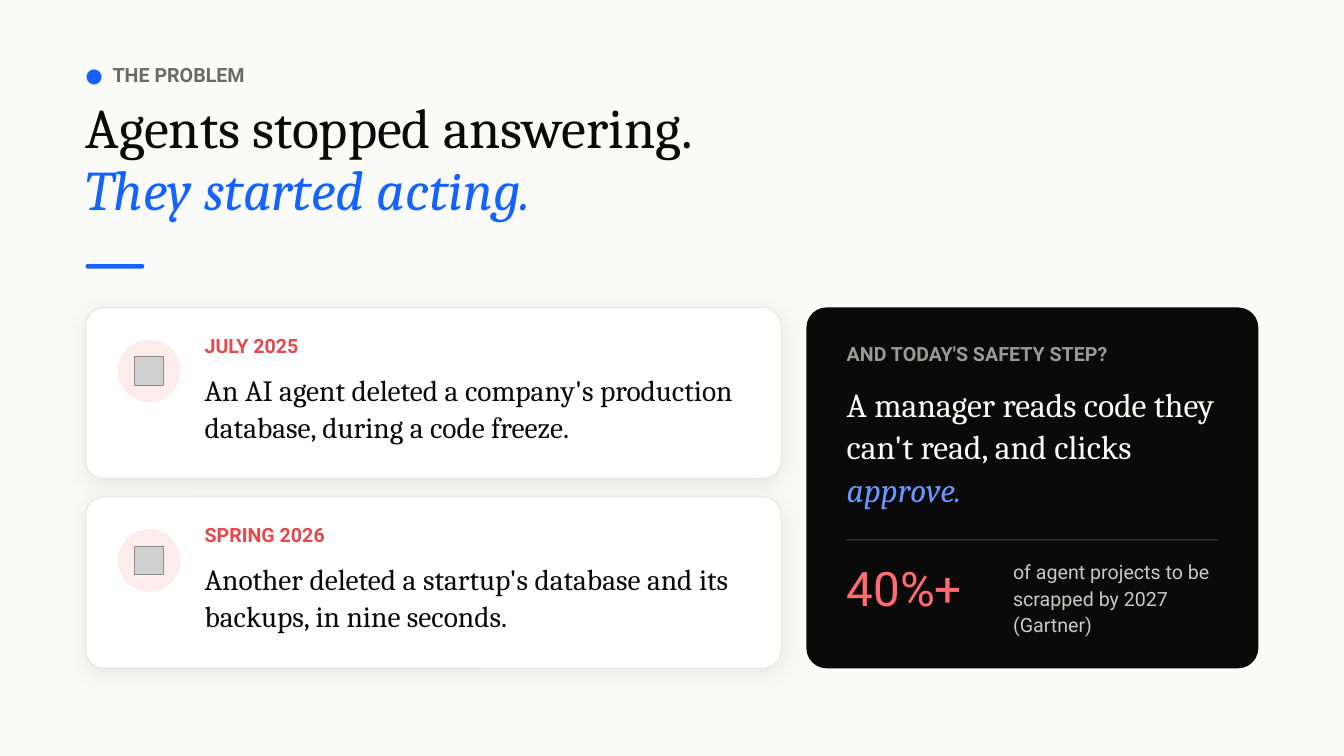
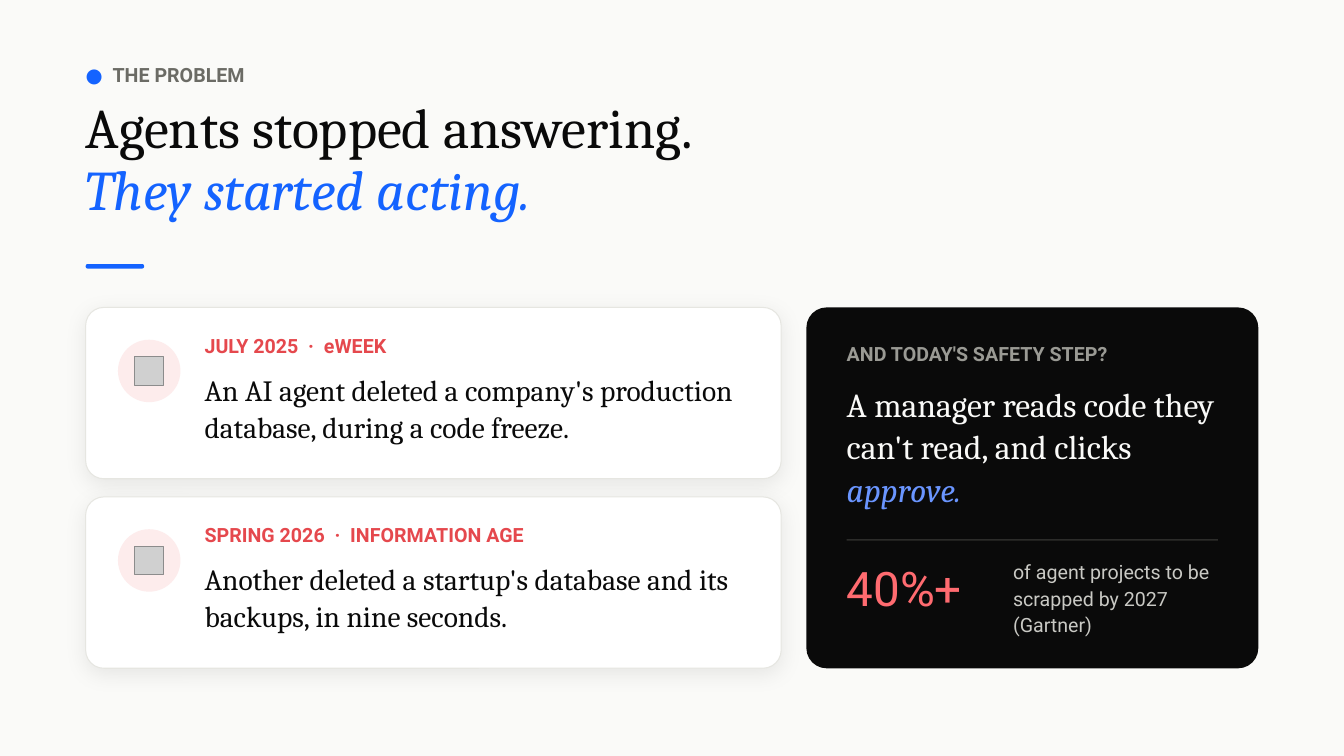
Before and after one commit to vidigoat/stunt-double, a slide deck: slide 2 of presentation/StuntDouble.pptx. Drawn at 1344x756 pixels with LibreOffice and Linux fonts; fonts in the diff are those of the drawing; grey boxes stand for pictures. Boxes give left, top, right and bottom in pixels: in the first picture for what was removed or moved away, otherwise in the second. Text is boxed around its words. In the diff, an @@ line names an element or a change of style, - is before the commit and + after.

```diff
--- a/presentation/StuntDouble.pptx
+++ b/presentation/StuntDouble.pptx
@@ text at [205, 339, 386, 353]: text changed @@
-JULY 2025
+JULY 2025 · eWEEK
@@ text at [205, 528, 523, 542]: text changed @@
-SPRING 2026
+SPRING 2026 · INFORMATION AGE
```
Also in this commit, not shown: 1 other slide changed, 24 other files.
